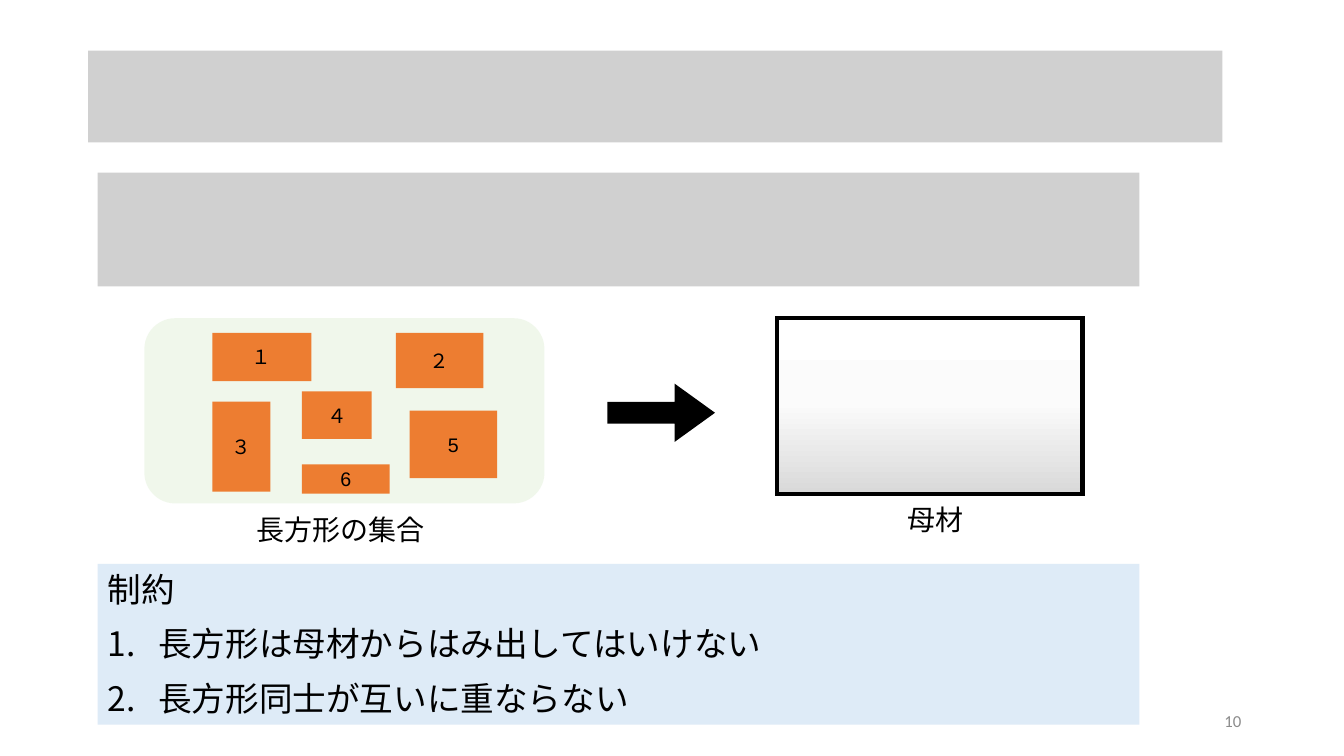
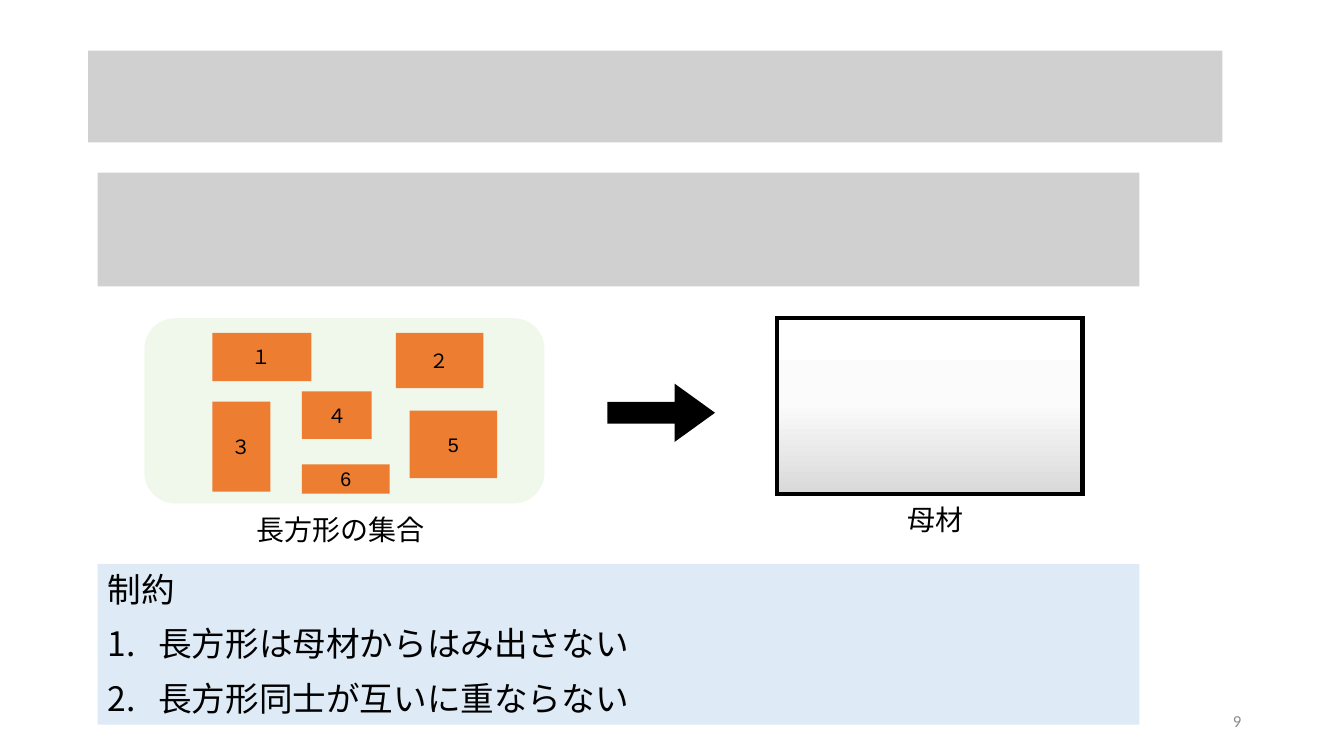
Before and after one commit to r-kurosu/kline, a slide deck: slide 9 of 卒論発表用スライド.pptx (slide 10 before the commit). Drawn at 1344x756 pixels with LibreOffice and Linux fonts; fonts in the diff are those of the drawing; grey boxes stand for pictures. Boxes give left, top, right and bottom in pixels: in the first picture for what was removed or moved away, otherwise in the second. Text is boxed around its words. In the diff, an @@ line names an element or a change of style, - is before the commit and + after.

Commit message:
今度こそ完成？
少しhide slideで隠している

```diff
--- a/卒論発表用スライド.pptx
+++ b/卒論発表用スライド.pptx
@@ text in rectangle at box(158, 627, 628, 659): text changed @@
-1. 長方形は母材からはみ出してはいけない
+1. 長方形は母材からはみ出さない
@@ page number at box(1233, 716, 1241, 727): text changed @@
-10
+9
```
Also in this commit, not shown: 7 other slides changed, 1 slide removed, 1 other file.
